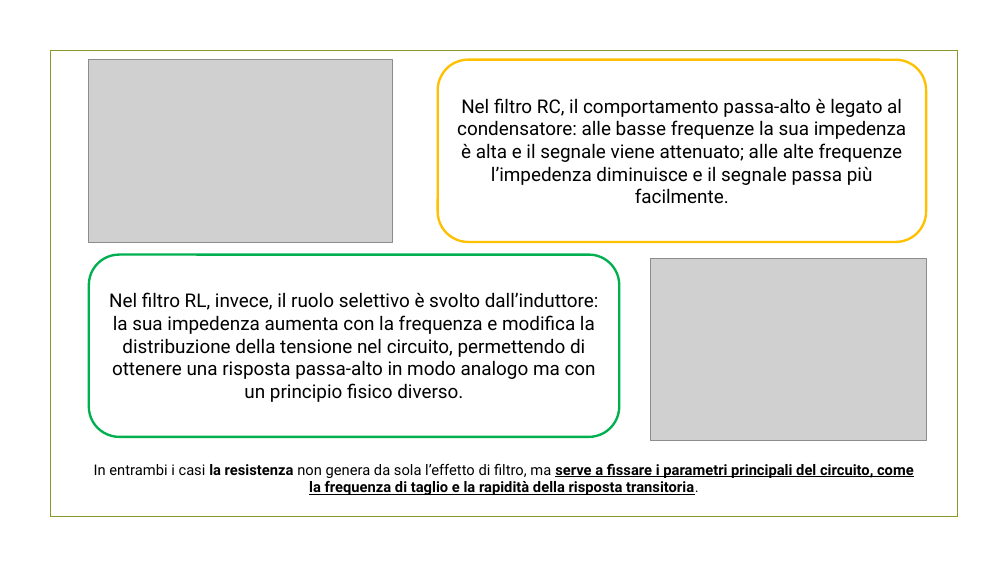
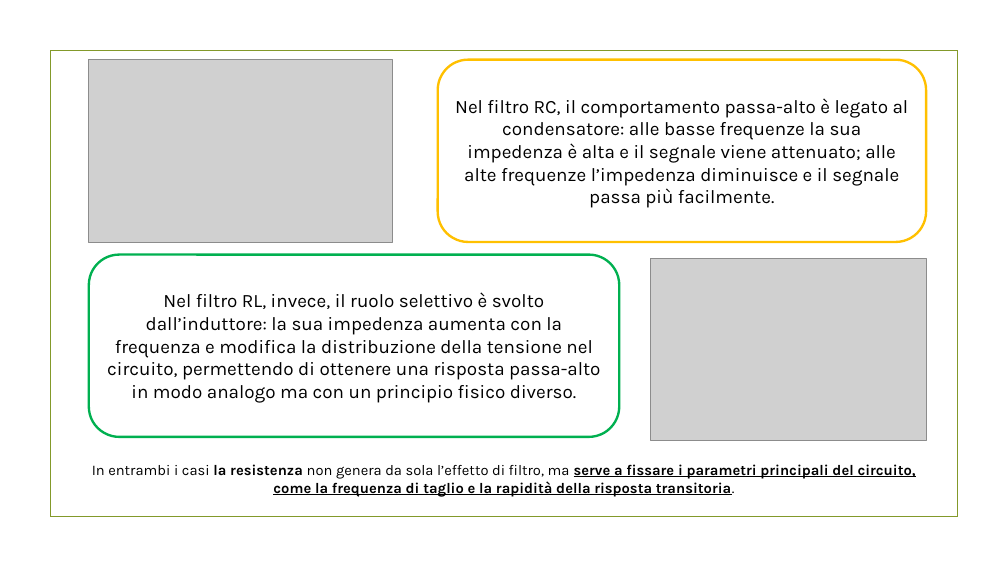
Before and after one commit to RiccardoSC2050/Progetto-sistemi-elettronici, a slide deck: slide 3 of presentazione/demoCompleta.pptx. Drawn at 1008x567 pixels with LibreOffice and Linux fonts; fonts in the diff are those of the drawing; grey boxes stand for pictures; background and template pictures are left out. Boxes give left, top, right and bottom in pixels: in the first picture for what was removed or moved away, otherwise in the second. Text is boxed around its words. In the diff, an @@ line names an element or a change of style, - is before the commit and + after.

```diff
--- a/presentazione/demoCompleta.pptx
+++ b/presentazione/demoCompleta.pptx
@@ rounded rectangle "Nel filtro RC, il comportamento ..." at (x1=438, y1=60, x2=926, y2=242): font Roboto to Karla; proportions changed @@
@@ rounded rectangle "Nel filtro RL, invece, il ..." at (x1=89, y1=255, x2=620, y2=437): font Roboto to Karla; proportions changed @@
@@ text "In entrambi i casi la ..." at (x1=92, y1=464, x2=916, y2=497): font Roboto to Karla @@
```
Also in this commit, not shown: 18 other slides changed, 41 slides added, 2 slides removed.
